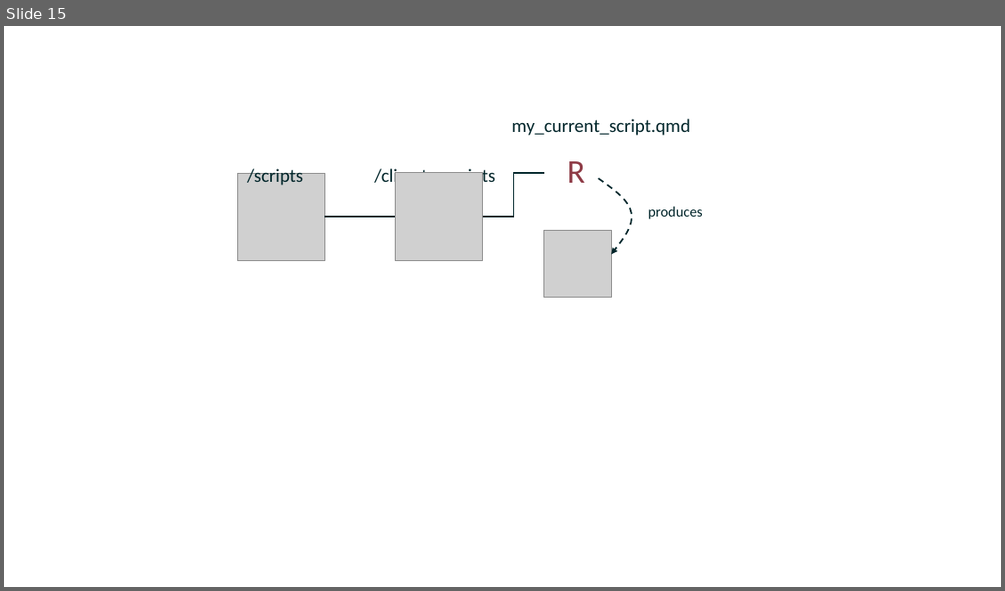
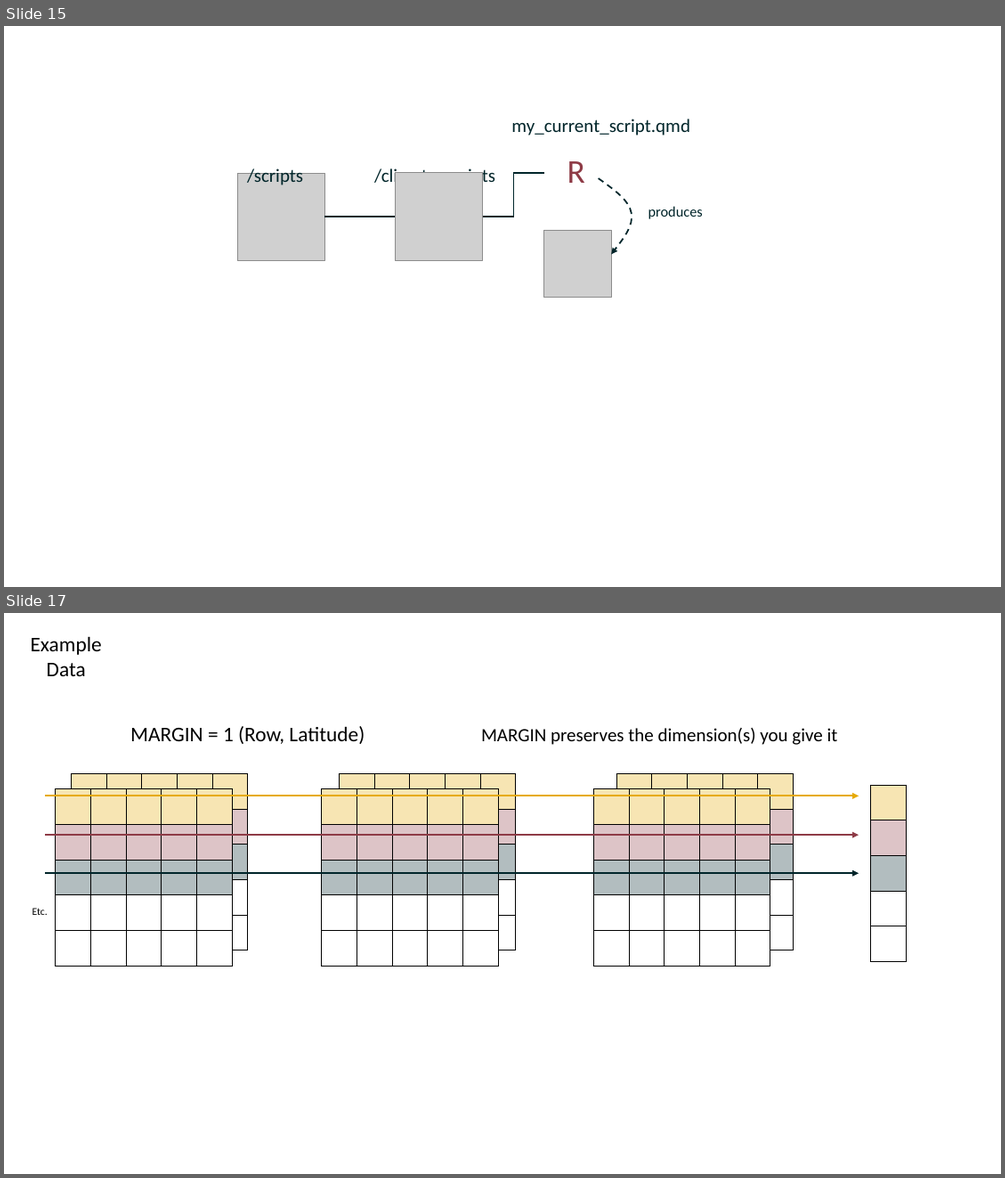
Before and after one commit to add-am/website, a slide deck: images/listing_images.pptx. Shown one above the other, each under a label of ours: slide 15 before the commit, slides 15 and 17 after it; the slides between them are not shown. The pictures are 1005x591 and 1005x1178 pixels, drawn with LibreOffice and Linux fonts; fonts in the diff are those of the drawing; grey boxes stand for pictures. Boxes give left, top, right and bottom in pixels: in the first picture for what was removed or moved away, otherwise in the second. Text is boxed around its words. In the diff, an @@ line names an element or a change of style, - is before the commit and + after.

```diff
--- a/images/listing_images.pptx
+++ b/images/listing_images.pptx
@@ slide 17 added at [4, 613, 1001, 1174], background #FFFFFF @@
@@ text added at [31, 636, 102, 676], 20 pt, text #000000 @@
+Example Data
@@ text added at [130, 726, 364, 744], 20 pt, text #000000 @@
+MARGIN = 1 (Row, Latitude)
@@ text added at [481, 728, 838, 745], 18 pt, text #000000 @@
+MARGIN preserves the dimension(s) you give it
@@ arrow added from (45, 796) to (858, 796), #E6AA04 1.5 pt @@
@@ table added at [56, 788, 231, 965], 5 rows, 5 columns @@
+ |  |  |  | 
+ |  |  |  | 
+ |  |  |  | 
+ |  |  |  | 
+ |  |  |  | 
@@ table added at [72, 774, 247, 950], 5 rows, 5 columns @@
+ |  |  |  | 
+ |  |  |  | 
+ |  |  |  | 
+ |  |  |  | 
+ |  |  |  | 
@@ table added at [322, 788, 498, 965], 5 rows, 5 columns @@
+ |  |  |  | 
+ |  |  |  | 
+ |  |  |  | 
+ |  |  |  | 
+ |  |  |  | 
@@ table added at [339, 774, 515, 950], 5 rows, 5 columns @@
+ |  |  |  | 
+ |  |  |  | 
+ |  |  |  | 
+ |  |  |  | 
+ |  |  |  | 
@@ table added at [594, 788, 769, 965], 5 rows, 5 columns @@
+ |  |  |  | 
+ |  |  |  | 
+ |  |  |  | 
+ |  |  |  | 
+ |  |  |  | 
@@ table added at [616, 774, 793, 950], 5 rows, 5 columns @@
+ |  |  |  | 
+ |  |  |  | 
+ |  |  |  | 
+ |  |  |  | 
+ |  |  |  | 
@@ table added at [872, 785, 906, 962], 5 rows, 1 columns @@
+
+
+
+
+
@@ arrow added from (45, 835) to (858, 835), #8E3B46 1.5 pt @@
@@ arrow added from (45, 873) to (858, 873), #00252A 1.5 pt @@
@@ text added at [32, 908, 48, 915], 10 pt, text #000000 @@
+Etc.
```
Also in this commit, not shown: 7 other slides added, 4 slides removed, 59 other files.
